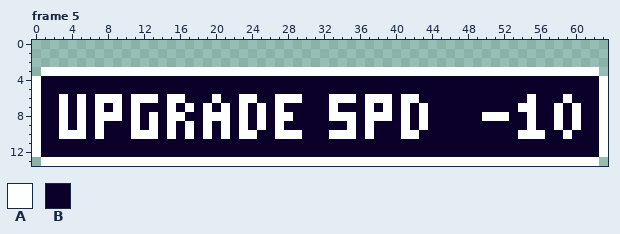
Edited in one commit: pixel-art file (assets/ui/buttons/upgrade_resource/button-upgrade-speed.aseprite). This is how it looked before the edit.
64x14 pixels, 5 frames. Shown: frame 5. The commit also changed other frames, which this record leaves out.
Visible layers, top first: "Layer 2", "Layer 1".
Palette (. is transparent): A #fdffff  B #0b0029
Pixels before, frame 5, first column x 0:
 3 .AAAAAAAAAAAAAAAAAAAAAAAAAAAAAAAAAAAAAAAAAAAAAAAAAAAAAAAAAAAAAA.
 4 ABBBBBBBBBBBBBBBBBBBBBBBBBBBBBBBBBBBBBBBBBBBBBBBBBBBBBBBBBBBBBBA
 5 ABBBBBBBBBBBBBBBBBBBBBBBBBBBBBBBBBBBBBBBBBBBBBBBBBBBBBBBBBBBBBBA
 6 ABBABABAAABAAABAABBBABBAABBAAABBBAAABAAABAABBBBBBBBBBBBABBBABBBA
 7 ABBABABABABABBBABABABABABABABBBBBABBBABABABABBBBBBBBBBAABBABABBA
 8 ABBABABAAABABABAABBAAABABABAABBBBAAABAAABABABBBBBBAAABBABBABABBA
 9 ABBABABABBBABABABABABABABABABBBBBBBABABBBABABBBBBBBBBBBABBABABBA
10 ABBAAABABBBAAABABABABABAABBAAABBBAAABABBBAABBBBBBBBBBBAAABBABBBA
11 ABBBBBBBBBBBBBBBBBBBBBBBBBBBBBBBBBBBBBBBBBBBBBBBBBBBBBBBBBBBBBBA
12 ABBBBBBBBBBBBBBBBBBBBBBBBBBBBBBBBBBBBBBBBBBBBBBBBBBBBBBBBBBBBBBA
13 .AAAAAAAAAAAAAAAAAAAAAAAAAAAAAAAAAAAAAAAAAAAAAAAAAAAAAAAAAAAAAA.
After:
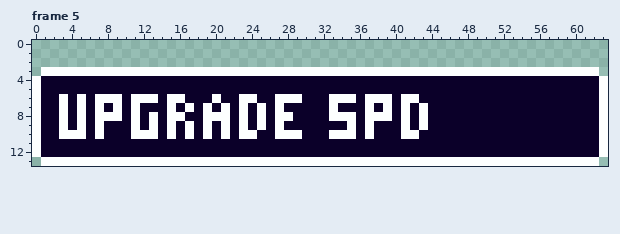
Diff:
{"where": "frame 5, layer \"Layer 2\""}
{"frame":5,"y":6,"x":55,"old":"A","new":"B"}
{"frame":5,"y":6,"x":59,"old":"A","new":"B"}
{"frame":5,"y":7,"x":54,"old":"AA","new":"BB"}
{"frame":5,"y":7,"x":58,"old":"A","new":"B"}
{"frame":5,"y":7,"x":60,"old":"A","new":"B"}
{"frame":5,"y":8,"x":50,"old":"AAA","new":"BBB"}
{"frame":5,"y":8,"x":55,"old":"A","new":"B"}
{"frame":5,"y":8,"x":58,"old":"A","new":"B"}
{"frame":5,"y":8,"x":60,"old":"A","new":"B"}
{"frame":5,"y":9,"x":55,"old":"A","new":"B"}
{"frame":5,"y":9,"x":58,"old":"A","new":"B"}
{"frame":5,"y":9,"x":60,"old":"A","new":"B"}
{"frame":5,"y":10,"x":54,"old":"AAA","new":"BBB"}
{"frame":5,"y":10,"x":59,"old":"A","new":"B"}
